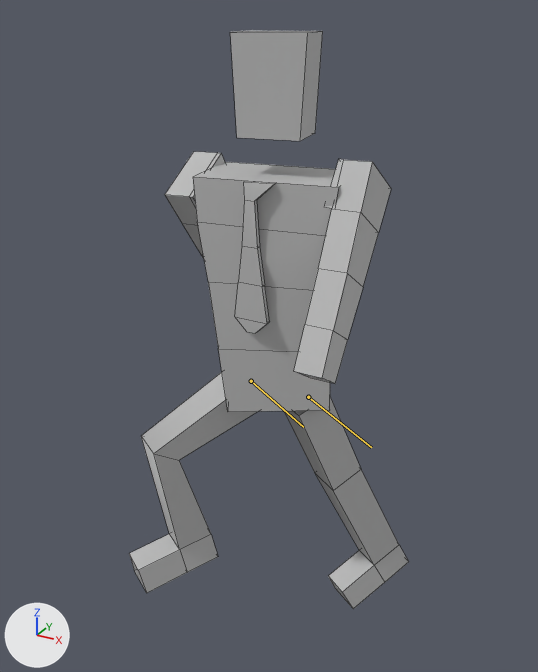
The FBX model Art_Assets/man_model.fbx, before and after one commit.
One viewpoint serves both versions: a 50 mm camera at (0.0431, -0.0841, 0.0483) aimed at (-0.0017, -0.0027, 0.0076). Lighting does not change. The marker at lower left points along +X, +Y and +Z. Both versions are drawn at frame 18 of the action 'Take 001|BaseLayer'; the numbers are the values there. The bones that change are drawn over the model as lines. Mesh edges are drawn as thin lines.

Objects in the first picture: 'body', 'head', 'l_arm', 'l_arm1', 'l_leg', 'r_leg', 'tie'.
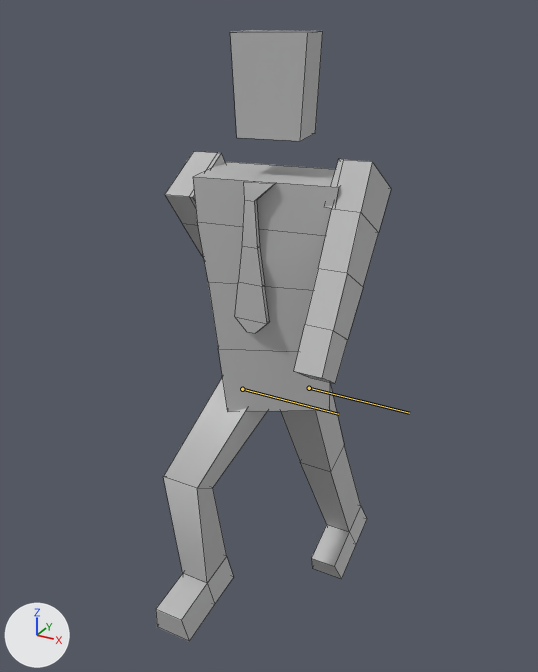
What the commit changed:
Bone 'skeleton:r_leg' (bone_skeleton_r_leg) moves from (-0.01, 0.12, -0.24) to (0.0, 0.0, 0.0).
Bone 'skeleton:r_leg' (bone_skeleton_r_leg) turns from (77, -24, -66) to (56, -52, -51) degrees about its own x, y and z.
Bone 'skeleton:l_leg' (bone_skeleton_l_leg) moves from (0.01, -0.03, 0.26) to (0.0, 0.0, 0.0).
Bone 'skeleton:l_leg' (bone_skeleton_l_leg) turns from (66, 11, 20) to (33, 20, 12) degrees about its own x, y and z.

Where the change shows, as pixel boxes [x1, y1, x2, y2] in the pictures (538 x 672 px):
'r_leg', posed (14% narrower, 19% taller)
    before: [129, 372, 258, 593]
    after: [156, 377, 267, 641]
'l_leg', posed (30% narrower, 8% shorter)
    before: [284, 397, 409, 609]
    after: [280, 385, 367, 579]
bone 'skeleton:r_leg', root to tip
    before: (251, 381) to (303, 427)
    after: (242, 389) to (338, 414)
bone 'skeleton:l_leg', root to tip
    before: (308, 397) to (371, 447)
    after: (309, 388) to (409, 413)
